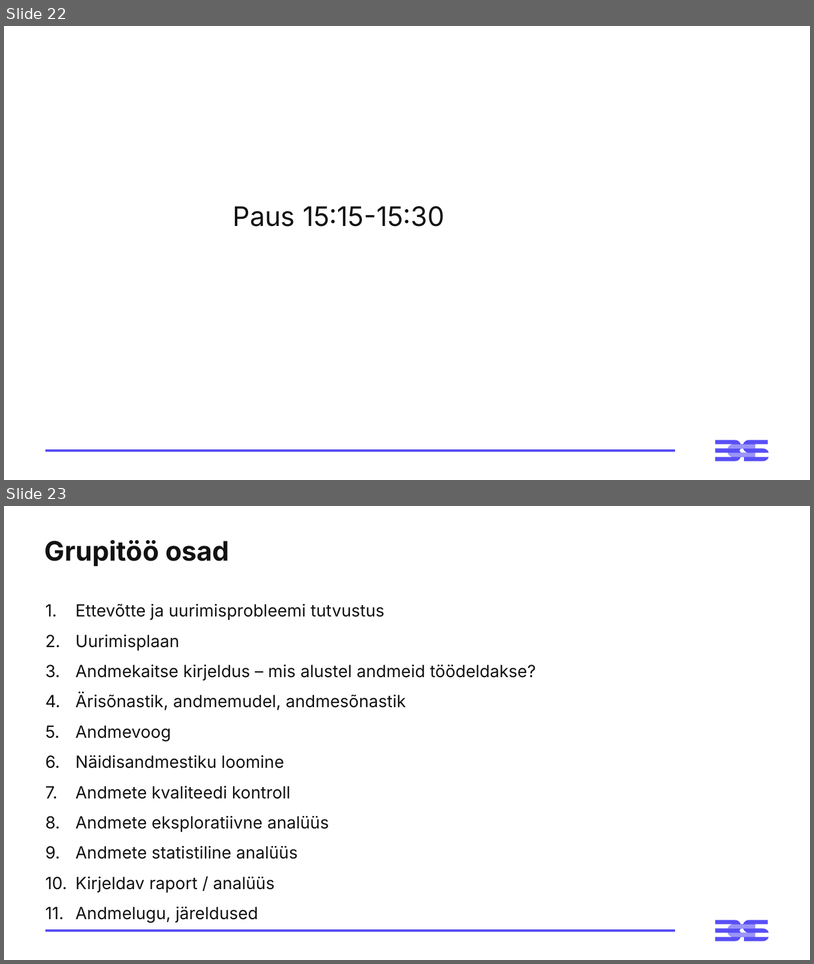
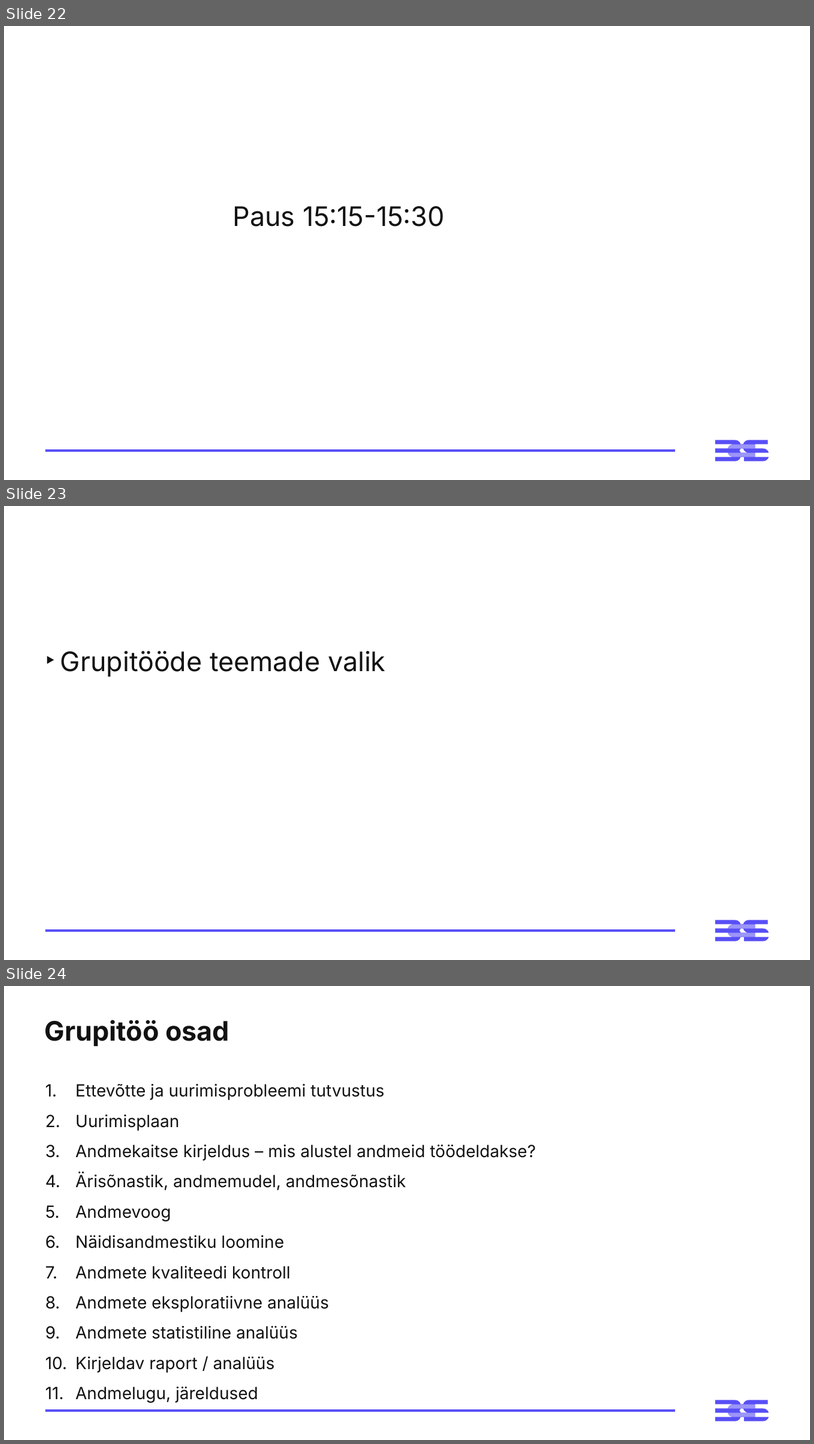
Before and after one commit to virverani/andmetarkus_2026_kevad, a slide deck: Day14/14-paev-andmetarkus-esitlus.pptx. Shown one above the other, each under a label of ours: slides 22 and 23 before the commit, slides 22, 23 and 24 after it. The pictures are 814x964 and 814x1444 pixels, drawn with LibreOffice and Linux fonts; fonts in the diff are those of the drawing. Boxes give left, top, right and bottom in pixels: in the first picture for what was removed or moved away, otherwise in the second. Text is boxed around its words. In the diff, an @@ line names an element or a change of style, - is before the commit and + after.

```diff
--- a/Day14/14-paev-andmetarkus-esitlus.pptx
+++ b/Day14/14-paev-andmetarkus-esitlus.pptx
@@ slide 23 added at (4,506,810,960), background #FFFFFF; not listed: 3 template elements that a slide beside it also shows @@
@@ text added at (60,651,386,676), 32 pt, text #121212 @@
+‣ Grupitööde teemade valik
@@ what was slide 23 is now slide 24 @@
```
Also in this commit, not shown: 3 slides changed.
